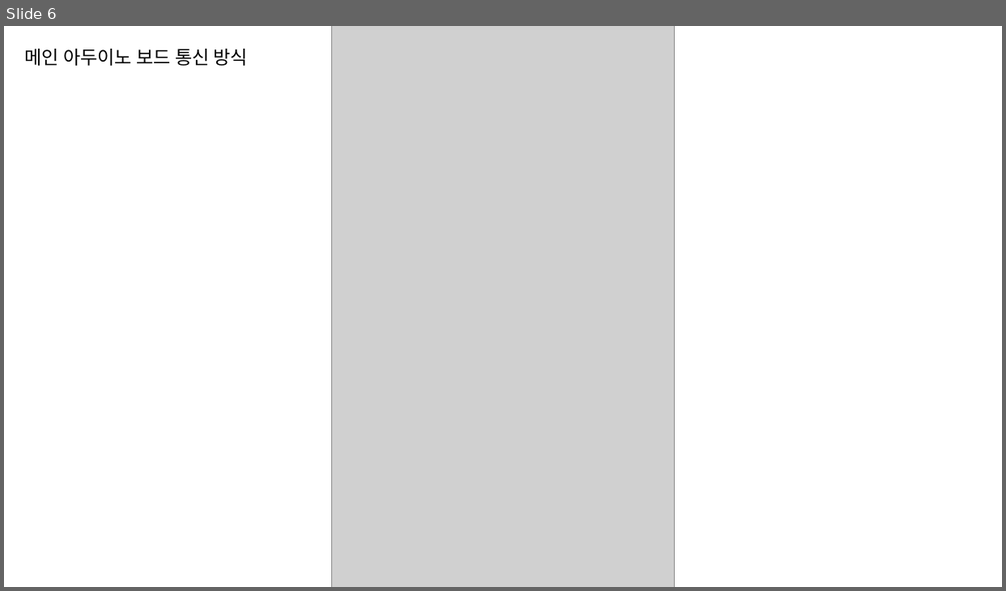
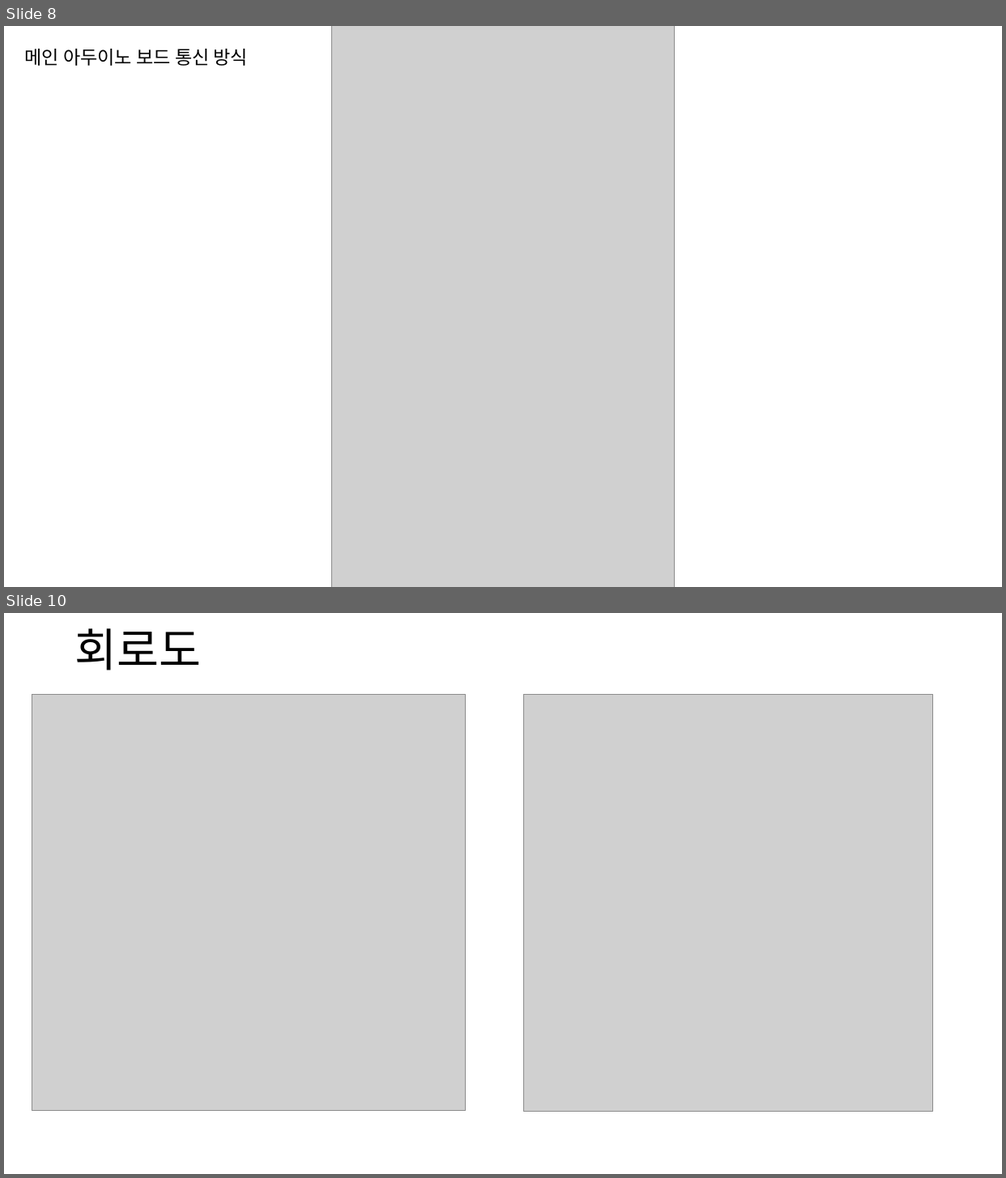
Before and after one commit to osam2018/IOT_mil-supporter, a slide deck: presentation ppt.pptx. Shown one above the other, each under a label of ours: slide 6 before the commit, slides 8 and 10 after it; the slides between them are not shown. The pictures are 1006x591 and 1006x1178 pixels, drawn with LibreOffice and Linux fonts; fonts in the diff are those of the drawing; grey boxes stand for pictures; background and template pictures are left out. Boxes give left, top, right and bottom in pixels: in the first picture for what was removed or moved away, otherwise in the second. Text is boxed around its words. In the diff, an @@ line names an element or a change of style, - is before the commit and + after.

```diff
--- a/presentation ppt.pptx
+++ b/presentation ppt.pptx
@@ slide 10 added at box(4, 613, 1002, 1174), background picture (left out) @@
@@ title added at box(74, 628, 201, 671), 44 pt, text #000000 @@
+회로도
@@ picture added at box(32, 695, 466, 1111) @@
@@ picture added at box(523, 695, 933, 1112) @@
@@ what was slide 6 is now slide 8 @@
```
Also in this commit, not shown: 7 slides changed, 6 other slides added, 1 other file.
